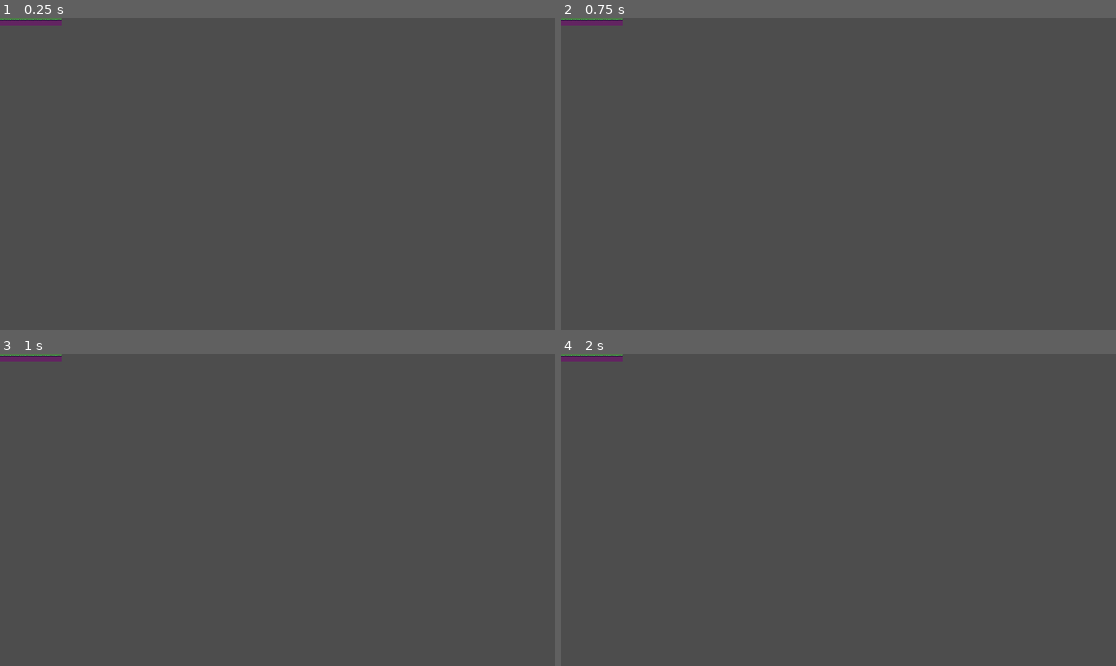
Above: before the commit, frames 1-4 (two rows, left to right).
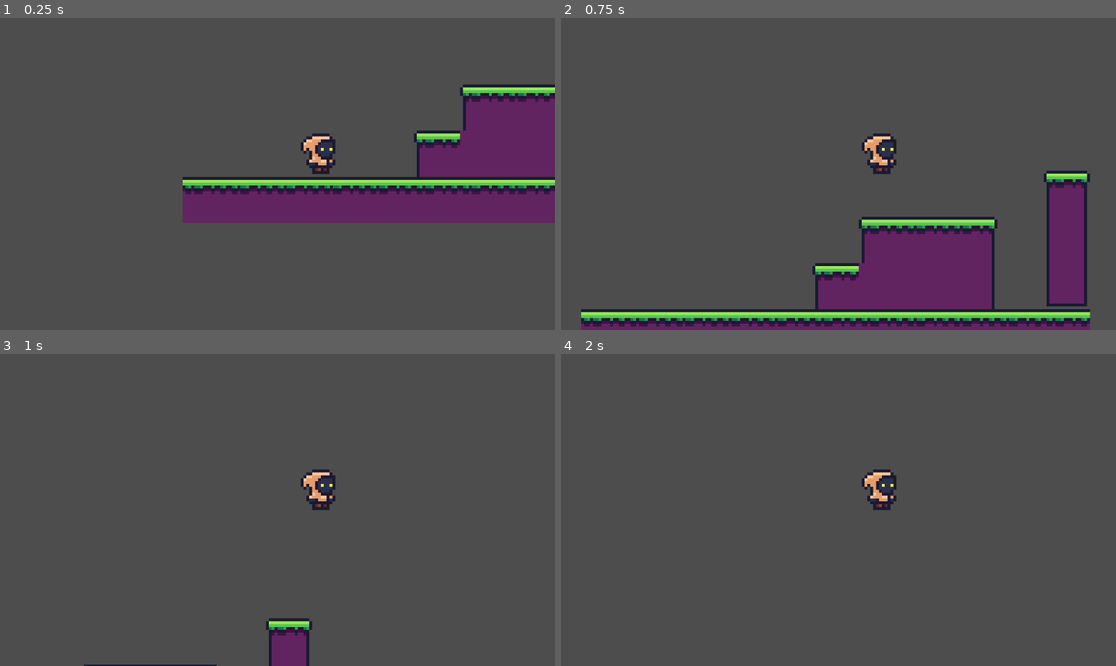
Above: after the commit, the same moments.

Repository: emilyahmad/first-platformer
Game: Godot game, scene res://Assets/Scenes/Areas/area_1.tscn
The game is run twice, just before and just after one commit, with the same random seed, the same clock (stepped at 60 frames per second) and the same inputs. The project has no main scene, so this scene is started directly.
Inputs:
- Up to frame 1 (0.25 s): no input
- Up to frame 2 (0.75 s): tap Enter at 0.5 s; hold Right (move_right, bound only after the commit) from 0.53 s (still down); tap Space (jump, bound only after the commit) at 0.6 s
- Up to frame 3 (1 s): keep holding Right (move_right, bound only after the commit); tap Space (jump, bound only after the commit) at 0.77 s
- Up to frame 4 (2 s): keep holding Right (move_right, bound only after the commit); tap Space (jump, bound only after the commit) at 1.07, 1.35, 1.52, 1.82 s

The runs differ from the first frame. In frame 1, 17% of the frame differs, in the area x 0-100%, y 0-66%; in frame 2, 19%, in the area x 0-96%, y 0-100%; in frame 3, 2.1%; in frame 4, 0.9%.

Commit message:
added scripts & input map

Diff:
--- a/Assets/Scenes/Areas/area_1.tscn
+++ b/Assets/Scenes/Areas/area_1.tscn
@@ -1,6 +1,7 @@
-[gd_scene load_steps=4 format=3 uid="uid://bp76dubfu8l4w"]
+[gd_scene load_steps=5 format=3 uid="uid://bp76dubfu8l4w"]
 
 [ext_resource type="Texture2D" uid="uid://6nqddcv4xuga" path="res://Assets/Sprites/tiles_1.png" id="1_uidp5"]
+[ext_resource type="PackedScene" uid="uid://b437gbf03fxqw" path="res://Assets/Scenes/player.tscn" id="2_3uyhe"]
 
 [sub_resource type="TileSetAtlasSource" id="TileSetAtlasSource_3uyhe"]
 texture = ExtResource("1_uidp5")
@@ -75,3 +76,5 @@
 tile_set = SubResource("TileSet_8wi1m")
 format = 2
 layer_0/tile_data = PackedInt32Array(65533, 65536, 0, 65534, 65536, 0, 65535, 65536, 0, 0, 65536, 0, 1, 65536, 0, 2, 65 …(254 unchanged characters)…
+
+[node name="Player" parent="." instance=ExtResource("2_3uyhe")]
--- a/Assets/Scenes/player.tscn
+++ b/Assets/Scenes/player.tscn
@@ -1,14 +1,18 @@
-[gd_scene load_steps=3 format=3 uid="uid://b437gbf03fxqw"]
+[gd_scene load_steps=4 format=3 uid="uid://b437gbf03fxqw"]
 
 [ext_resource type="Texture2D" uid="uid://bdqxdqan5tg2e" path="res://Assets/Sprites/player.png" id="1_6cd4h"]
+[ext_resource type="Script" uid="uid://db0u2e6t42xt6" path="res://Assets/Scripts/player_controller.gd" id="1_7dd06"]
 
 [sub_resource type="CapsuleShape2D" id="CapsuleShape2D_7dd06"]
 radius = 7.0
-height = 18.0
+height = 16.0
 
 [node name="Player" type="CharacterBody2D"]
+script = ExtResource("1_7dd06")
 
 [node name="Camera2D" type="Camera2D" parent="."]
+offset = Vector2(-15, 0)
+zoom = Vector2(6, 6)
 
 [node name="AgentAnimator" type="Node2D" parent="."]
 
@@ -22,5 +26,5 @@
 region_rect = Rect2(0, 0, 16, 16)
 
 [node name="CollisionShape2D" type="CollisionShape2D" parent="."]
-position = Vector2(-1, -8)
+position = Vector2(-1, -7)
 shape = SubResource("CapsuleShape2D_7dd06")
--- /dev/null
+++ b/Assets/Scripts/player_controller.gd
@@ -0,0 +1,25 @@
+extends CharacterBody2D
+
+
+const SPEED = 300.0
+const JUMP_VELOCITY = -400.0
+
+
+func _physics_process(delta: float) -> void:
+	# Add the gravity.
+	if not is_on_floor():
+		velocity += get_gravity() * delta
+
+	# Handle jump.
+	if Input.is_action_just_pressed("jump") and is_on_floor():
+		velocity.y = JUMP_VELOCITY
+
+	# Get the input direction and handle the movement/deceleration.
+	# As good practice, you should replace UI actions with custom gameplay actions.
+	var direction := Input.get_axis("move_left", "move_right")
+	if direction:
+		velocity.x = direction * SPEED
+	else:
+		velocity.x = move_toward(velocity.x, 0, SPEED)
+
+	move_and_slide()
--- a/project.godot
+++ b/project.godot
@@ -18,6 +18,24 @@
 
 enabled=PackedStringArray("res://addons/wakatime/plugin.cfg")
 
+[input]
+
+jump={
+"deadzone": 0.2,
+"events": [Object(InputEventKey,"resource_local_to_scene":false,"resource_name":"","device":-1,"window_id":0,"alt_pressed":false,"shift_pressed":false,"ctrl_pressed":false,"meta_pressed":false,"pressed":false,"keycode":0,"physical_keycode":32,"key_label":0,"unicode":32,"location":0,"echo":false,"script":null)
+]
+}
+move_left={
+"deadzone": 0.2,
+"events": [Object(InputEventKey,"resource_local_to_scene":false,"resource_name":"","device":-1,"window_id":0,"alt_pressed":false,"shift_pressed":false,"ctrl_pressed":false,"meta_pressed":false,"pressed":false,"keycode":0,"physical_keycode":4194319,"key_label":0,"unicode":0,"location":0,"echo":false,"script":null)
+]
+}
+move_right={
+"deadzone": 0.2,
+"events": [Object(InputEventKey,"resource_local_to_scene":false,"resource_name":"","device":-1,"window_id":0,"alt_pressed":false,"shift_pressed":false,"ctrl_pressed":false,"meta_pressed":false,"pressed":false,"keycode":0,"physical_keycode":4194321,"key_label":0,"unicode":0,"location":0,"echo":false,"script":null)
+]
+}
+
 [rendering]
 
 textures/canvas_textures/default_texture_filter=0
Not shown, added: Assets/Scripts/player_controller.gd.uid
